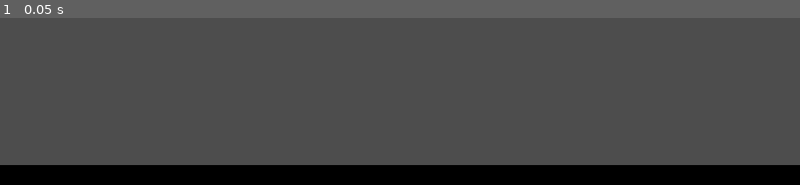
Above: before the commit, frame 1.
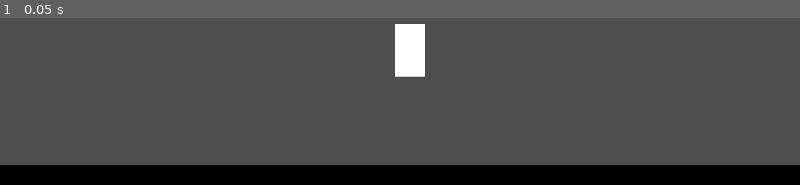
Above: after the commit, the same moment.

Repository: TianJunShi1/harry-forge
Game: Godot game, scene res://playground.tscn
The game is run twice, just before and just after one commit, with the same random seed, the same clock (stepped at 60 frames per second) and the same inputs.
Inputs:
- Up to frame 1 (0.05 s): no input

The runs differ from the first frame. In frame 1, 1.2% of the frame differs, in the area x 49-54%, y 3-36%.

Commit message:
4/9 update2

Diff:
--- /dev/null
+++ b/Player/Scripts/player.gd
@@ -0,0 +1,7 @@
+class_name Player extends CharacterBody2D
+
+
+
+func _physics_process(delta: float) -> void:
+
+	pass
--- a/Player/player.tscn
+++ b/Player/player.tscn
@@ -1,4 +1,6 @@
 [gd_scene format=3 uid="uid://dgjrbwlwhdtny"]
+
+[ext_resource type="Script" uid="uid://cgrcn4buuu0ng" path="res://Player/Scripts/player.gd" id="1_l8h54"]
 
 [sub_resource type="Gradient" id="Gradient_hvfyp"]
 colors = PackedColorArray(1, 1, 1, 1, 1, 1, 1, 1)
@@ -12,6 +14,7 @@
 size = Vector2(16, 28)
 
 [node name="Player" type="CharacterBody2D" unique_id=330197014]
+script = ExtResource("1_l8h54")
 
 [node name="Sprite2D" type="Sprite2D" parent="." unique_id=1340295928]
 position = Vector2(0, -16)
--- a/playground.tscn
+++ b/playground.tscn
@@ -1,4 +1,6 @@
 [gd_scene format=3 uid="uid://c71co16p8pdqd"]
+
+[ext_resource type="PackedScene" uid="uid://dgjrbwlwhdtny" path="res://Player/player.tscn" id="1_rupst"]
 
 [sub_resource type="Gradient" id="Gradient_edjgo"]
 colors = PackedColorArray(0, 0, 0, 1, 0, 0, 0, 1)
@@ -22,3 +24,6 @@
 
 [node name="CollisionShape2D" type="CollisionShape2D" parent="Sprite2D/StaticBody2D" unique_id=219409198]
 shape = SubResource("RectangleShape2D_edjgo")
+
+[node name="Player" parent="." unique_id=330197014 instance=ExtResource("1_rupst")]
+position = Vector2(246, 205)
Not shown, added: Player/Scripts/player.gd.uid
